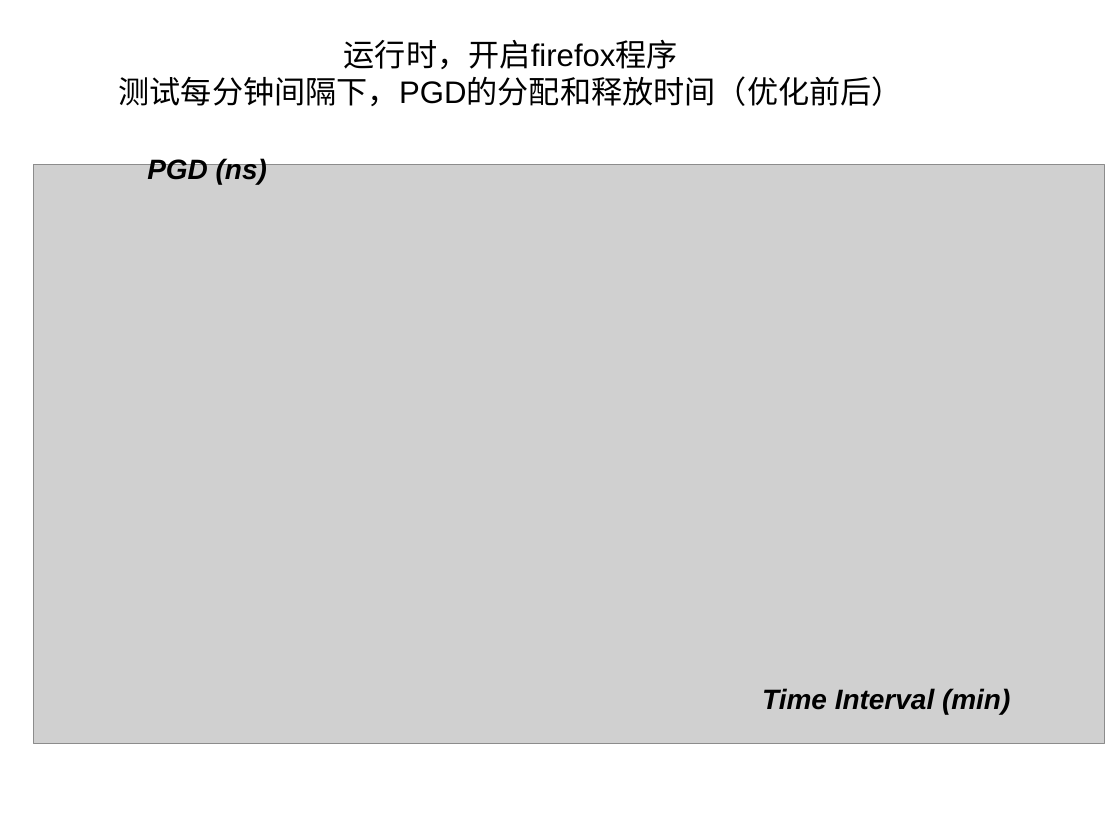
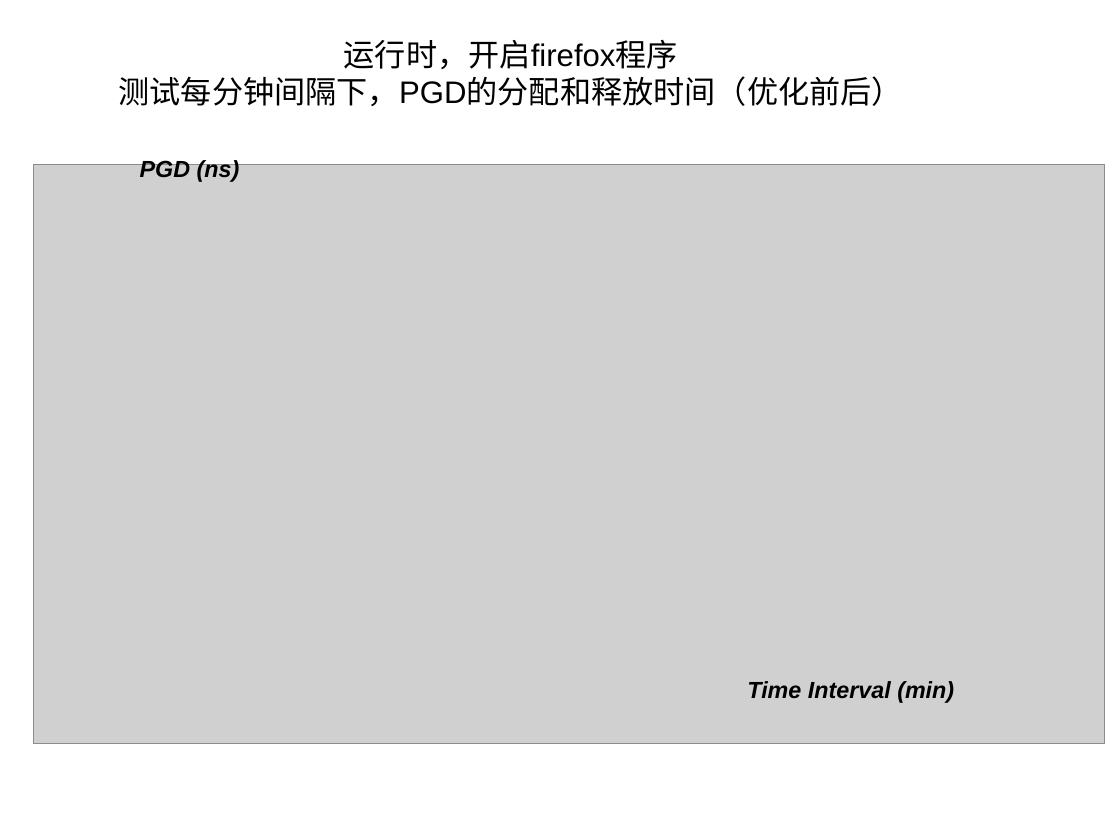
Before and after one commit to strongerwill/FastIO, a slide deck: slide 2 of doc/paper/micro_benchmark.ppt. Drawn at 1120x840 pixels with LibreOffice and Linux fonts; fonts in the diff are those of the drawing; grey boxes stand for pictures. Boxes give left, top, right and bottom in pixels: in the first picture for what was removed or moved away, otherwise in the second. Text is boxed around its words. In the diff, an @@ line names an element or a change of style, - is before the commit and + after.

```diff
--- a/doc/paper/micro_benchmark.ppt
+++ b/doc/paper/micro_benchmark.ppt
@@ text "PGD (ns)" moved from (x1=147, y1=157, x2=267, y2=184) to (x1=140, y1=159, x2=240, y2=182) @@
@@ text "PGD (ns)" at (x1=140, y1=159, x2=240, y2=182): size 18 to 15 pt @@
@@ text "Time Interval (min)" at (x1=747, y1=681, x2=954, y2=703): size 18 to 15 pt @@
@@ text "Time Interval (min)" moved from (x1=762, y1=688, x2=1010, y2=714) to (x1=747, y1=681, x2=954, y2=703) @@
```
Also in this commit, not shown: 1 other slide changed, 11 other files.
